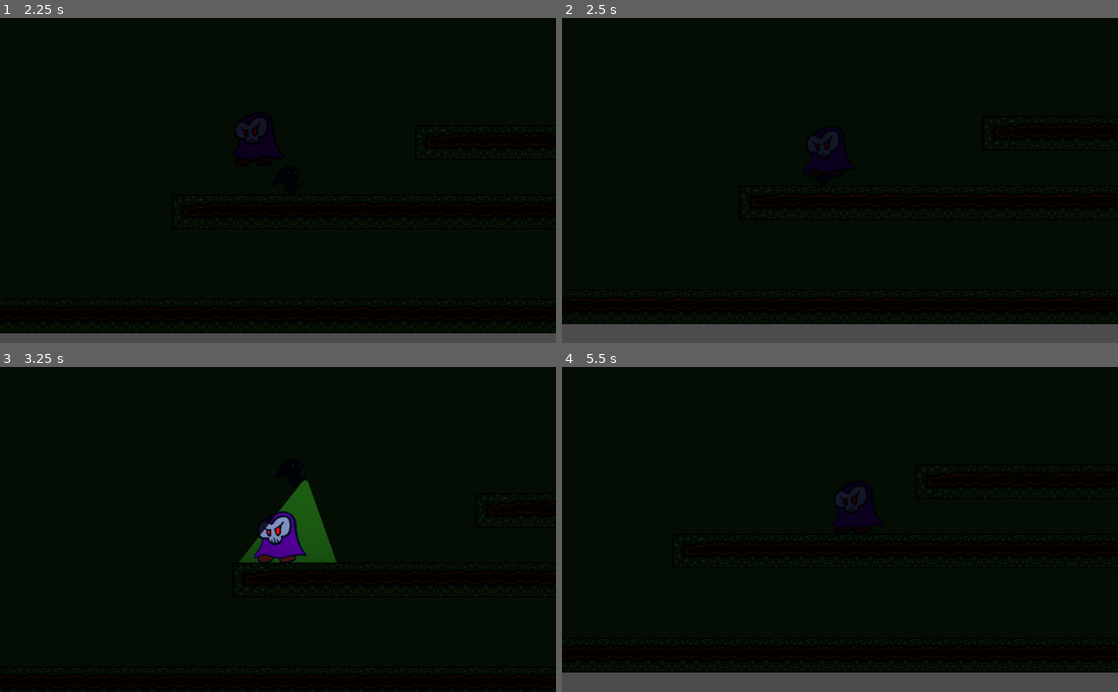
Above: before the commit, frames 1-4 (two rows, left to right).
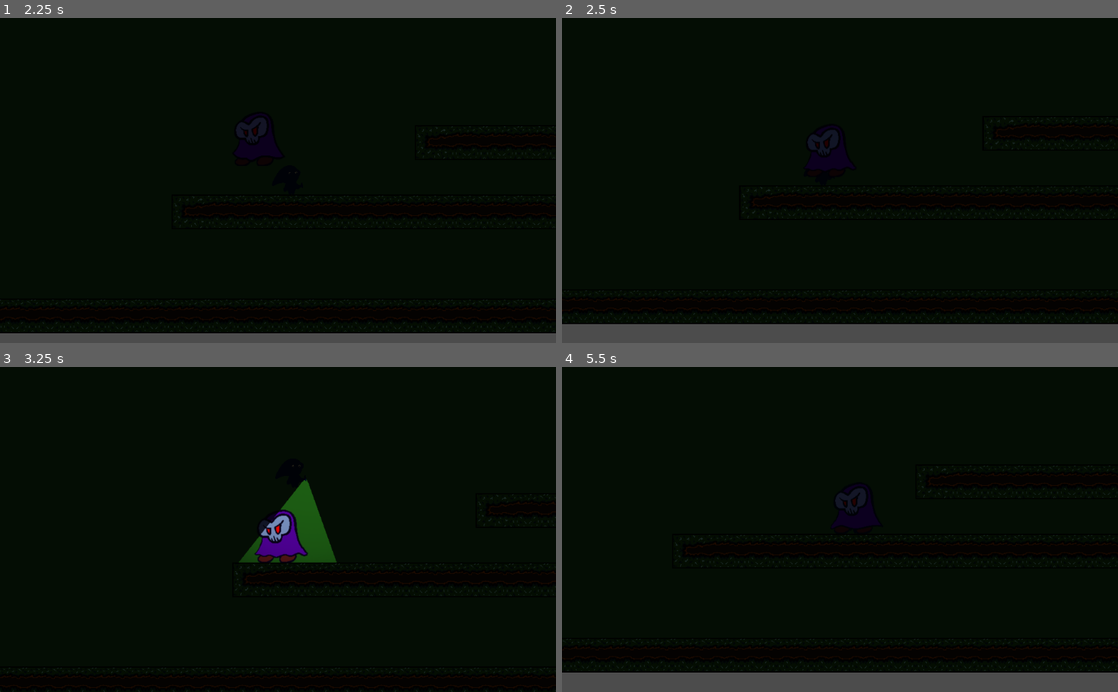
Above: after the commit, the same moments.

Repository: TeamKebab/GodotWildJam38
Game: Godot game, scene res://levels/level.tscn
Same seed, same stepped clock (60 frames per second), same inputs: the game is played once before the commit and once after it.
Inputs (mouse positions are in pixels of both pictures, inside the frame that each line leads up to):
- Up to frame 1 (2.25 s): move the mouse to (400, 164) at 0.52 s; hold Right (ui_right) 0.53-2.03 s; click (400, 164) at 0.67 s; tap Up (ui_up) at 0.77, 1.52 s; move the mouse to (166, 196) at 1.27 s; tap Enter at 2 s; move the mouse to (333, 109) at 2.02 s; hold Left (ui_left) from 2.03 s (still down)
- Up to frame 2 (2.5 s): keep holding Left (ui_left)
- Up to frame 3 (3.25 s): move the mouse to (250, 594) at 2.77 s; release Left (ui_left) at 2.78 s; hold Right (ui_right) from 2.78 s (still down); click (250, 594) at 2.92 s; tap Up (ui_up) at 3.02 s
- Up to frame 4 (5.5 s): move the mouse to (1006, 578) at 3.52 s; tap Up (ui_up) at 3.77, 4.52 s; move the mouse to (673, 480) at 4.27 s; release Right (ui_right) at 4.28 s; hold Left (ui_left) 4.28-5.03 s; move the mouse to (867, 529) at 5.02 s; hold Right (ui_right) from 5.03 s (still down); click (867, 529) at 5.17 s

Frame 1 is identical in both runs. In frame 2, less than 0.1% of the frame differs, in the area x 43-52%, y 33-48%; in frame 3, 0.4%, in the area x 45-56%, y 43-60%; in frame 4, less than 0.1%.

Commit message:
scare player

Diff:
--- /dev/null
+++ b/src/game/game.gd
@@ -0,0 +1,14 @@
+extends Node
+
+signal player_lives_changed(lives)
+signal player_dead()
+
+var player_lives: int setget _set_player_lives
+func _set_player_lives(value: int) -> void:
+	if value == player_lives:
+		return
+	player_lives = value
+	emit_signal("player_lives_changed", player_lives)
+
+
+var max_player_lives: int = 5
--- a/src/player/player.gd
+++ b/src/player/player.gd
@@ -2,9 +2,16 @@
 
 
 onready var motion = $Motion
+onready var scare_sound = $ScareSound
+
 
 func _physics_process(delta: float) -> void:
 	motion.move(Input.get_action_strength("ui_right") - Input.get_action_strength("ui_left"), delta)
 
 	if Input.is_action_just_pressed("ui_up"):
 		motion.jump()
+
+
+func scare() -> void:
+	Game.player_lives -= 1
+	scare_sound.play()
--- a/src/player/player.tscn
+++ b/src/player/player.tscn
@@ -7,6 +7,7 @@
 [ext_resource path="res://player/jump2.wav" type="AudioStream" id=5]
 [ext_resource path="res://player/land.mp3" type="AudioStream" id=6]
 [ext_resource path="res://components/motion/motion.tscn" type="PackedScene" id=7]
+[ext_resource path="res://player/MC_hit.wav" type="AudioStream" id=8]
 
 [sub_resource type="CapsuleShape2D" id=1]
 radius = 14.1083
@@ -36,3 +37,6 @@
 walk_stream = ExtResource( 4 )
 jump_stream = ExtResource( 5 )
 land_stream = ExtResource( 6 )
+
+[node name="ScareSound" type="AudioStreamPlayer2D" parent="."]
+stream = ExtResource( 8 )
--- a/src/project.godot
+++ b/src/project.godot
@@ -23,6 +23,10 @@
 config/name="GodotWildJam38"
 run/main_scene="res://levels/level.tscn"
 config/icon="res://icon.png"
+
+[autoload]
+
+Game="*res://game/game.gd"
 
 [input]
 
--- /dev/null
+++ b/src/spoopies/animations/identified.tres
@@ -0,0 +1,18 @@
+[gd_resource type="Animation" format=2]
+
+[resource]
+resource_name = "Identified"
+length = 0.6
+loop = true
+tracks/0/type = "value"
+tracks/0/path = NodePath("Sprite:frame")
+tracks/0/interp = 1
+tracks/0/loop_wrap = true
+tracks/0/imported = false
+tracks/0/enabled = true
+tracks/0/keys = {
+"times": PoolRealArray( 0, 0.1, 0.2, 0.3, 0.4, 0.5 ),
+"transitions": PoolRealArray( 1, 1, 1, 1, 1, 1 ),
+"update": 1,
+"values": [ 0, 1, 2, 3, 4, 5 ]
+}
--- /dev/null
+++ b/src/spoopies/animations/lit.tres
@@ -0,0 +1,18 @@
+[gd_resource type="Animation" format=2]
+
+[resource]
+resource_name = "lit"
+length = 0.6
+loop = true
+tracks/0/type = "value"
+tracks/0/path = NodePath("Sprite:frame")
+tracks/0/interp = 1
+tracks/0/loop_wrap = true
+tracks/0/imported = false
+tracks/0/enabled = true
+tracks/0/keys = {
+"times": PoolRealArray( 0, 0.1, 0.2, 0.3, 0.4, 0.5 ),
+"transitions": PoolRealArray( 1, 1, 1, 1, 1, 1 ),
+"update": 1,
+"values": [ 6, 7, 8, 9, 10, 11 ]
+}
--- a/src/spoopies/spoopy.gd
+++ b/src/spoopies/spoopy.gd
@@ -24,11 +24,13 @@
 onready var detector = $PlayerDetector
 onready var state_machine = $StateMachine
 onready var motion = $Motion
+onready var hitbox = $HitBox
 onready var animation_player = $AnimationPlayer
 
 func _ready() -> void:
 	_set_disabled(true)
 	state_machine._change_state("Hidden")
+	hitbox.connect("body_entered", self, "_on_player_touched")
 
 
 func light_on() -> void:
@@ -42,3 +44,7 @@
 func identify() -> void:
 	print("Identified!")
 	emit_signal("identified")
+
+
+func _on_player_touched(player: KinematicBody2D) -> void:
+	player.scare()
--- a/src/spoopies/spoopy.tscn
+++ b/src/spoopies/spoopy.tscn
@@ -1,6 +1,6 @@
-[gd_scene load_steps=16 format=2]
+[gd_scene load_steps=18 format=2]
 
-[ext_resource path="res://spoopies/spritesheet_spoopy_idle_1.png" type="Texture" id=1]
+[ext_resource path="res://spoopies/animations/identified.tres" type="Animation" id=1]
 [ext_resource path="res://spoopies/spoopy.gd" type="Script" id=2]
 [ext_resource path="res://components/raycast_overlap/raycast_overlap.tscn" type="PackedScene" id=3]
 [ext_resource path="res://components/state_machine/state_machine.gd" type="Script" id=4]
@@ -12,15 +12,18 @@
 [ext_resource path="res://spoopies/states/identified.gd" type="Script" id=10]
 [ext_resource path="res://components/motion/motion.tscn" type="PackedScene" id=11]
 [ext_resource path="res://spoopies/spoopy_walking.wav" type="AudioStream" id=12]
+[ext_resource path="res://spoopies/spritesheet.png" type="Texture" id=13]
+[ext_resource path="res://spoopies/animations/lit.tres" type="Animation" id=14]
 
 [sub_resource type="CapsuleShape2D" id=1]
 radius = 31.4212
 height = 36.8571
 
-[sub_resource type="Animation" id=2]
-resource_name = "Lit"
-length = 0.5
-loop = true
+[sub_resource type="CircleShape2D" id=4]
+radius = 33.5303
+
+[sub_resource type="Animation" id=3]
+resource_name = "unlit"
 tracks/0/type = "value"
 tracks/0/path = NodePath("Sprite:frame")
 tracks/0/interp = 1
@@ -28,25 +31,10 @@
 tracks/0/imported = false
 tracks/0/enabled = true
 tracks/0/keys = {
-"times": PoolRealArray( 0, 0.1, 0.2, 0.3, 0.4, 0.5 ),
-"transitions": PoolRealArray( 1, 1, 1, 1, 1, 1 ),
-"update": 1,
-"values": [ 1, 2, 3, 4, 5, 0 ]
-}
-
-[sub_resource type="Animation" id=3]
-resource_name = "Unlit"
-tracks/0/type = "value"
-tracks/0/path = NodePath("Sprite:frame")
-tracks/0/interp = 1
-tracks/0/loop_wrap = true
-tracks/0/imported = false
-tracks/0/enabled = true
-tracks/0/keys = {
-"times": PoolRealArray( 0.6 ),
+"times": PoolRealArray( 0 ),
 "transitions": PoolRealArray( 1 ),
 "update": 1,
-"values": [ 0 ]
+"values": [ 6 ]
 }
 
 [node name="Spoopy" type="KinematicBody2D"]
@@ -64,16 +52,26 @@
 
 [node name="Sprite" type="Sprite" parent="."]
 position = Vector2( 0, -40 )
-texture = ExtResource( 1 )
-hframes = 3
-vframes = 2
+texture = ExtResource( 13 )
+hframes = 12
+frame = 9
 
 [node name="Motion" parent="." instance=ExtResource( 11 )]
 walk_stream = ExtResource( 12 )
 
+[node name="HitBox" type="Area2D" parent="."]
+collision_layer = 0
+collision_mask = 2
+
+[node name="CollisionShape2D" type="CollisionShape2D" parent="HitBox"]
+position = Vector2( -0.594604, -40.6105 )
+shape = SubResource( 4 )
+disabled = true
+
 [node name="AnimationPlayer" type="AnimationPlayer" parent="."]
-anims/Lit = SubResource( 2 )
-anims/Unlit = SubResource( 3 )
+anims/identified = ExtResource( 1 )
+anims/lit = ExtResource( 14 )
+anims/unlit = SubResource( 3 )
 
 [node name="StateMachine" type="Node" parent="."]
 script = ExtResource( 4 )
--- a/src/spoopies/states/identified.gd
+++ b/src/spoopies/states/identified.gd
@@ -4,3 +4,4 @@
 
 func enter() -> void:
 	spoopy.identify()
+	spoopy.animation_player.play("identified")
--- a/src/spoopies/states/lit.gd
+++ b/src/spoopies/states/lit.gd
@@ -8,7 +8,7 @@
 
 func enter() -> void:
 	print("lit!")
-	spoopy.animation_player.play("Lit")
+	spoopy.animation_player.play("lit")
 	lit_seconds = 0
 	spoopy.connect("unlit", self, "_on_unlit")
 
--- a/src/spoopies/states/unlit.gd
+++ b/src/spoopies/states/unlit.gd
@@ -4,10 +4,12 @@
 
 func enter() -> void:
 	print("unlit!")
-	spoopy.animation_player.play("Unlit")
+	spoopy.animation_player.play("unlit")
+	spoopy.hitbox.get_child(0).disabled = false
 	spoopy.connect("lit", self, "_on_lit")
 
 func exit() -> void:
+	spoopy.hitbox.get_child(0).disabled = true
 	spoopy.disconnect("lit", self, "_on_lit")
 
 
Not shown, added: src/player/MC_hit.wav.import
Not shown: 1 places in src/player/player.tscn that only renumber resources
Binary file added: src/spoopies/spritesheet.png
Not shown, changed: src/spoopies/spritesheet.png.import
Binary file removed: src/spoopies/spritesheet_spoopy_idle_1.png
Not shown, added: src/player/MC_hit.wav
